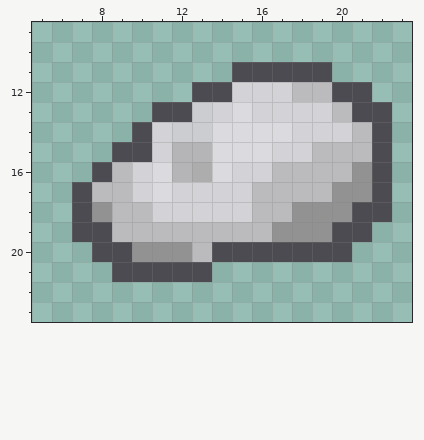
Two versions of one pixel-art sprite, Resources/Textures/Clothing/Head/Hats/beret_medic.rsi/icon.png. This is how it looked before the edit.
The file is 32x32 pixels. Colours within 5 levels of each other are drawn and written as one. Shown: x 5..23, y 9..23.
After:
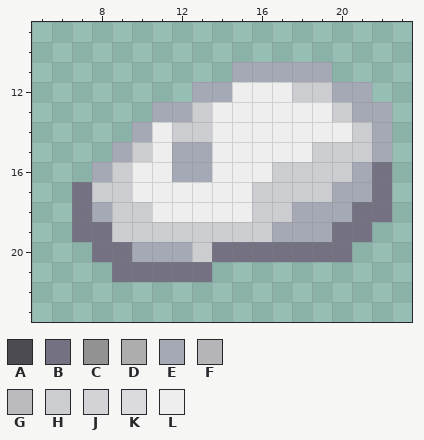
Palette (. is transparent): A #4b4b51  B #747182  C #929292  D #adadad  E #a5a9b6  F #b5b5b8  G #bbbbbe  H #cbcdd1  J #d3d3d7  K #dbdbdf  L #eeeeee
The edit:
@@ x 5..23 @@
 10 ...................
-11 ..........AAAAA....
-12 ........AAJJJGGAA..
-13 ......AAHJKJJJJGAA.
-14 .....AJHHKKKKJJJGA.
-15 ....AAJFFKKKJJGGGA.
-16 ...AGJKFDKJJGGGGCA.
-17 ..AGGJKJJJJGGGGCCA.
-18 ..ACGGJJJJJGGCCCAA.
-19 ..AAGGGGGGGGCCCAA..
-20 ...AACCCGAAAAAAA...
-21 ....AAAAA..........
+11 ..........EEEEE....
+12 ........EELLLHHEE..
+13 ......EEHLLLLLLHEE.
+14 .....ELHHLLLLLLLHE.
+15 ....EHLEELLLLLHHHE.
+16 ...EHLLEELLLHHHHEB.
+17 ..BHHLLLLLLHHHHEEB.
+18 ..BEHHLLLLLHHEEEBB.
+19 ..BBHHHHHHHHEEEBB..
+20 ...BBEEEHBBBBBBB...
+21 ....BBBBB..........
 22 ...................
